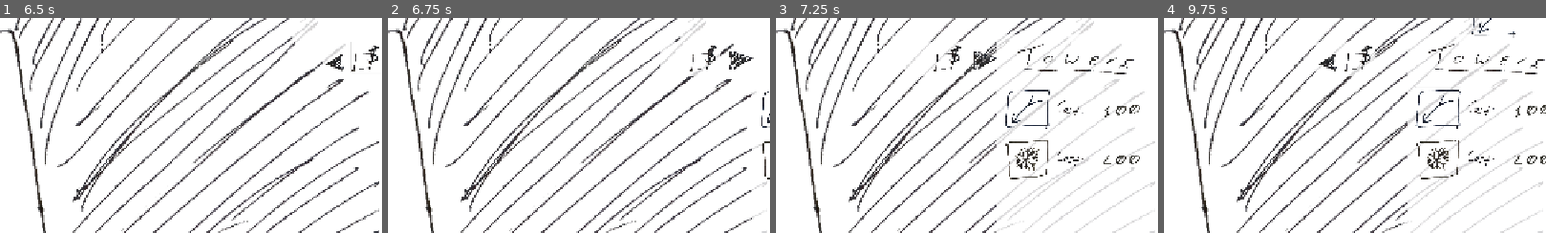
Above: before the commit, frames 1-4 (left to right).
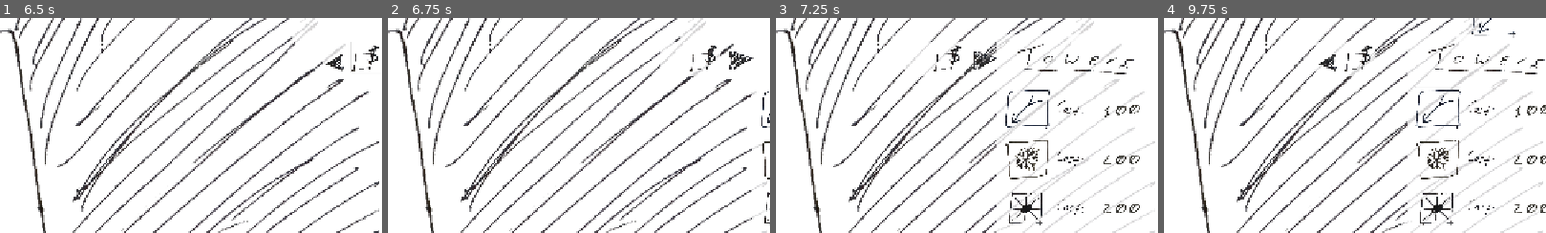
Above: after the commit, the same moments.

Repository: OzuYatamutsu/notebook-tower-defense
Game: Godot game, scene res://levels/MapSelect.tscn
The game is run twice, just before and just after one commit, with the same random seed, the same clock (stepped at 60 frames per second) and the same inputs.
Inputs (mouse positions are % of the whole screen's width and height, from its top left):
- Up to frame 1 (6.5 s): click "Level 1" at 0.5 s; click "Test Level" at 1.25 s; click "Level 1" at 2 s; click "Test Level" at 2.75 s; click "Level 1" at 3.5 s; click "Test Level" at 4.25 s; click "Load map" at 5 s; click (98, 22) at 5.75 s
- Up to frame 2 (6.75 s): click (94, 23) at 6.5 s
- Up to frame 3 (7.25 s): no input
- Up to frame 4 (9.75 s): click (77, 23) at 7.25 s; click (98, 22) at 8 s; click (94, 23) at 8.75 s; click (83, 34) at 9.52 s
The pictures show only the part of the screen within x 50-100%, y 13-63%; the shares and areas given below are measured in that part.

Frame 1 is identical in both runs. In frame 2, less than 0.1% of the frame differs, in the area x 98-100%, y 80-97%; in frame 3, 0.6%, in the area x 61-96%, y 80-97%; in frame 4, 0.6%.

Commit message:
Add laser tower to selector; start implementing logic

Diff:
--- a/components/tower_buy_panel.gd
+++ b/components/tower_buy_panel.gd
@@ -8,7 +8,8 @@
 
 const TOWERS_TO_BUY_LIST: Array = [
     "res://towers/BulletTower.tscn",
-    "res://towers/SlowTower.tscn"
+    "res://towers/SlowTower.tscn",
+    "res://towers/LaserTower.tscn"
 ]
 
 const _buyItem = preload("res://components/TowerBuyItem.tscn")
--- /dev/null
+++ b/projectiles/Laser.tscn
@@ -0,0 +1,24 @@
+[gd_scene load_steps=4 format=3 uid="uid://dgo3rrx3axxee"]
+
+[ext_resource type="Script" uid="uid://drkl7upymskna" path="res://projectiles/laser.gd" id="1_7gmox"]
+[ext_resource type="Texture2D" uid="uid://d1djayejqkp84" path="res://sprites/laser_projectile.png" id="1_s6m0o"]
+
+[sub_resource type="RectangleShape2D" id="RectangleShape2D_v6doq"]
+size = Vector2(38, 6)
+
+[node name="Laser" type="Area2D"]
+collision_layer = 8
+collision_mask = 3
+script = ExtResource("1_7gmox")
+
+[node name="Sprite" type="Sprite2D" parent="."]
+scale = Vector2(0.5, 0.507)
+texture = ExtResource("1_s6m0o")
+
+[node name="CollisionShape2D" type="CollisionShape2D" parent="."]
+shape = SubResource("RectangleShape2D_v6doq")
+
+[node name="DespawnTimer" type="Timer" parent="."]
+one_shot = true
+
+[connection signal="timeout" from="DespawnTimer" to="." method="_on_despawn_timer_timeout"]
--- /dev/null
+++ b/projectiles/laser.gd
@@ -0,0 +1,6 @@
+class_name Laser
+extends Projectile
+
+func _ready() -> void:
+    self.SPEED = 1000.0
+    self.DAMAGE = 1.0
--- /dev/null
+++ b/towers/LaserTower.tscn
@@ -0,0 +1,34 @@
+[gd_scene load_steps=4 format=3 uid="uid://2h8udih0tlub"]
+
+[ext_resource type="Script" uid="uid://b6cf8iaast3lf" path="res://towers/laser_tower.gd" id="1_lb6kj"]
+[ext_resource type="Texture2D" uid="uid://g87h1qmpfpbw" path="res://sprites/laser_tower.png" id="2_fvgly"]
+
+[sub_resource type="RectangleShape2D" id="RectangleShape2D_xr7tm"]
+size = Vector2(517, 461)
+
+[node name="LaserTower" type="Area2D"]
+collision_mask = 3
+script = ExtResource("1_lb6kj")
+
+[node name="Sprite" type="Sprite2D" parent="."]
+z_index = 2
+z_as_relative = false
+texture = ExtResource("2_fvgly")
+
+[node name="Bg" type="ColorRect" parent="Sprite"]
+z_index = 1
+z_as_relative = false
+anchors_preset = 15
+anchor_right = 1.0
+anchor_bottom = 1.0
+offset_left = -250.0
+offset_top = -250.0
+offset_right = -250.0
+offset_bottom = -250.0
+grow_horizontal = 2
+grow_vertical = 2
+
+[node name="BuildRadius" type="CollisionShape2D" parent="."]
+visible = false
+position = Vector2(1.5, -7.5)
+shape = SubResource("RectangleShape2D_xr7tm")
--- /dev/null
+++ b/towers/laser_tower.gd
@@ -0,0 +1,18 @@
+class_name LaserTower
+extends Tower
+
+func _init() -> void:
+    VALUE = 200
+    super._init()
+
+func _ready() -> void:
+    ready_tower(
+        preload("res://projectiles/Laser.tscn"),
+        2000.00,
+        3.5
+    )
+
+    enable()
+
+func fire() -> void:
+    pass  # TODO
Not shown, added: projectiles/laser.gd.uid
Binary file added: sprites/laser_projectile.png
Not shown, added: sprites/laser_projectile.png.import
Not shown, added: towers/laser_tower.gd.uid
